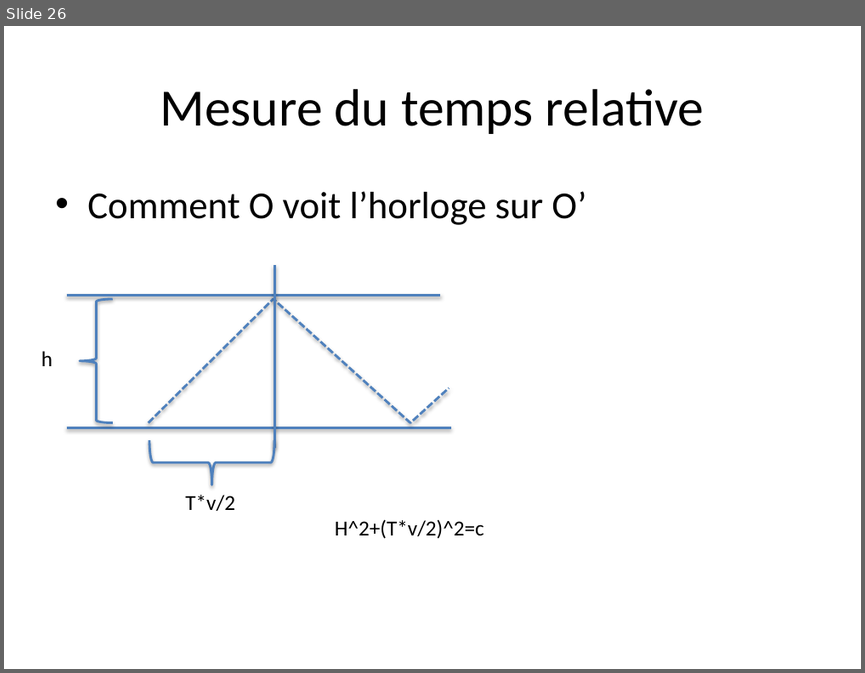
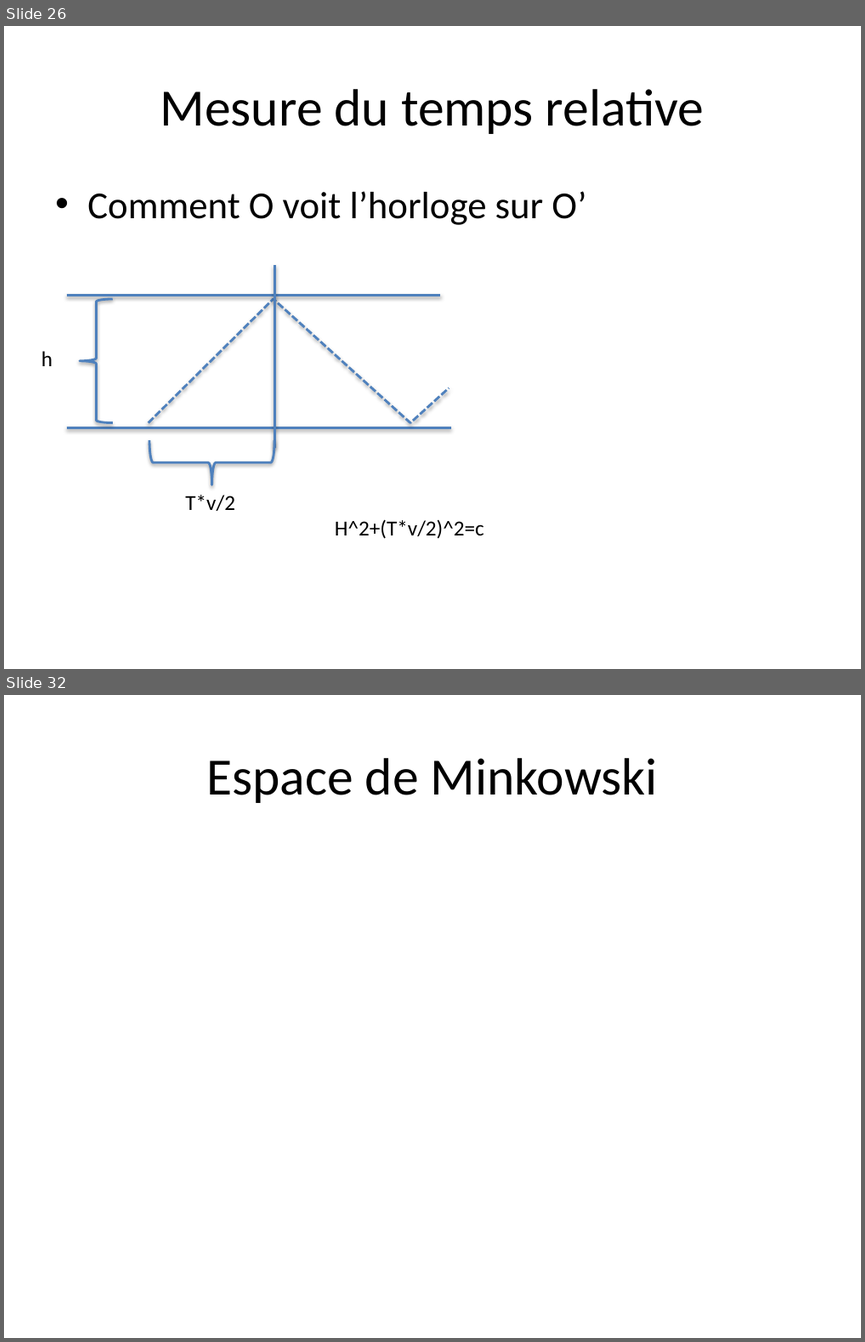
Before and after one commit to jraniero/relativity, a slide deck: Presentation1.pptx. Shown one above the other, each under a label of ours: slide 26 before the commit, slides 26 and 32 after it; the slides between them are not shown. The pictures are 865x673 and 865x1342 pixels, drawn with LibreOffice and Linux fonts; fonts in the diff are those of the drawing. Boxes give left, top, right and bottom in pixels: in the first picture for what was removed or moved away, otherwise in the second. Text is boxed around its words. In the diff, an @@ line names an element or a change of style, - is before the commit and + after.

```diff
--- a/Presentation1.pptx
+++ b/Presentation1.pptx
@@ slide 32 added at box(4, 695, 861, 1338), background #FFFFFF @@
@@ title added at box(206, 758, 658, 803), 44 pt, text #000000 @@
+Espace de Minkowski
```
Also in this commit, not shown: 6 other slides added.
